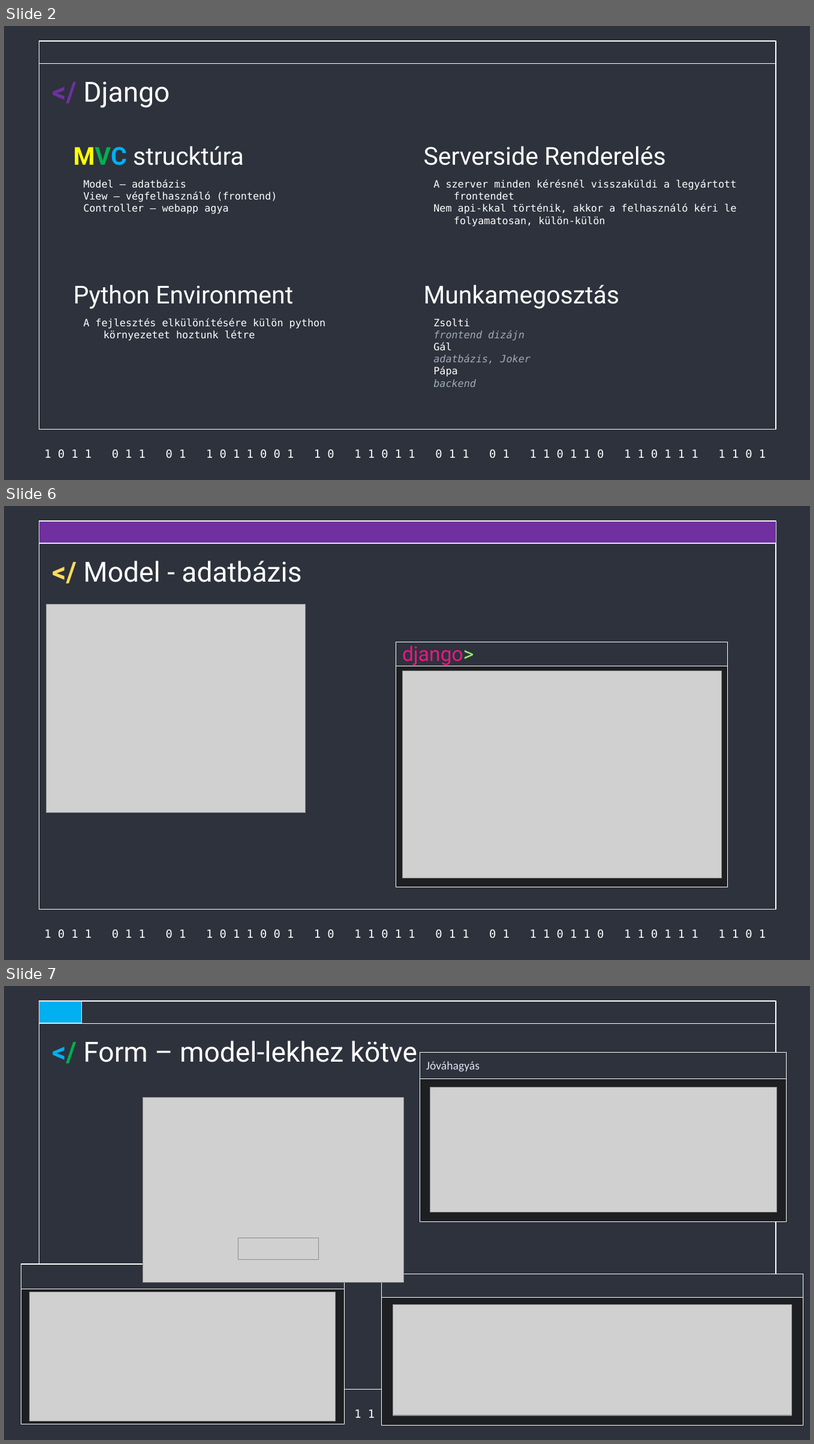
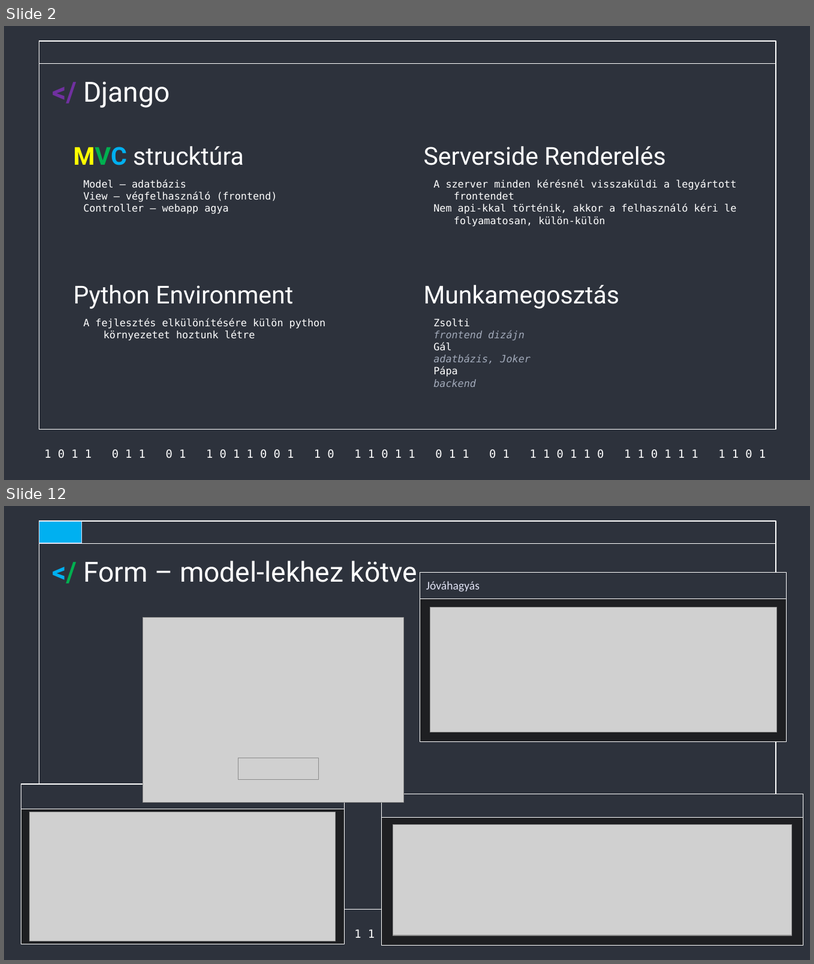
Before and after one commit to Acsilaa/dusza2024-25, a slide deck: Hell yeah ppt.pptx. Shown one above the other, each under a label of ours: slides 2, 6 and 7 before the commit, slides 2 and 12 after it; the slides between them are not shown. The pictures are 814x1444 and 814x964 pixels, drawn with LibreOffice and Linux fonts; fonts in the diff are those of the drawing; grey boxes stand for pictures. Boxes give left, top, right and bottom in pixels: in the first picture for what was removed or moved away, otherwise in the second. Text is boxed around its words. In the diff, an @@ line names an element or a change of style, - is before the commit and + after.

```diff
--- a/Hell yeah ppt.pptx
+++ b/Hell yeah ppt.pptx
@@ slide 6 removed at (4, 506, 810, 960), background #2D323C; not listed: 3 template elements that a slide beside it also shows @@
@@ rectangle removed at (39, 521, 777, 543) @@
@@ text removed at (83, 561, 302, 582) @@
-</ Model - adatbázis
@@ picture removed at (47, 604, 306, 813) @@
@@ rectangle removed at (396, 647, 729, 887) @@
@@ rectangle removed at (396, 642, 729, 666) @@
@@ text removed at (402, 646, 474, 665) @@
-django>
@@ picture removed at (403, 671, 722, 878) @@
@@ what was slide 7 is now slide 12 @@
```
Also in this commit, not shown: 2 slides changed, 7 slides added, 1 other slide removed.
